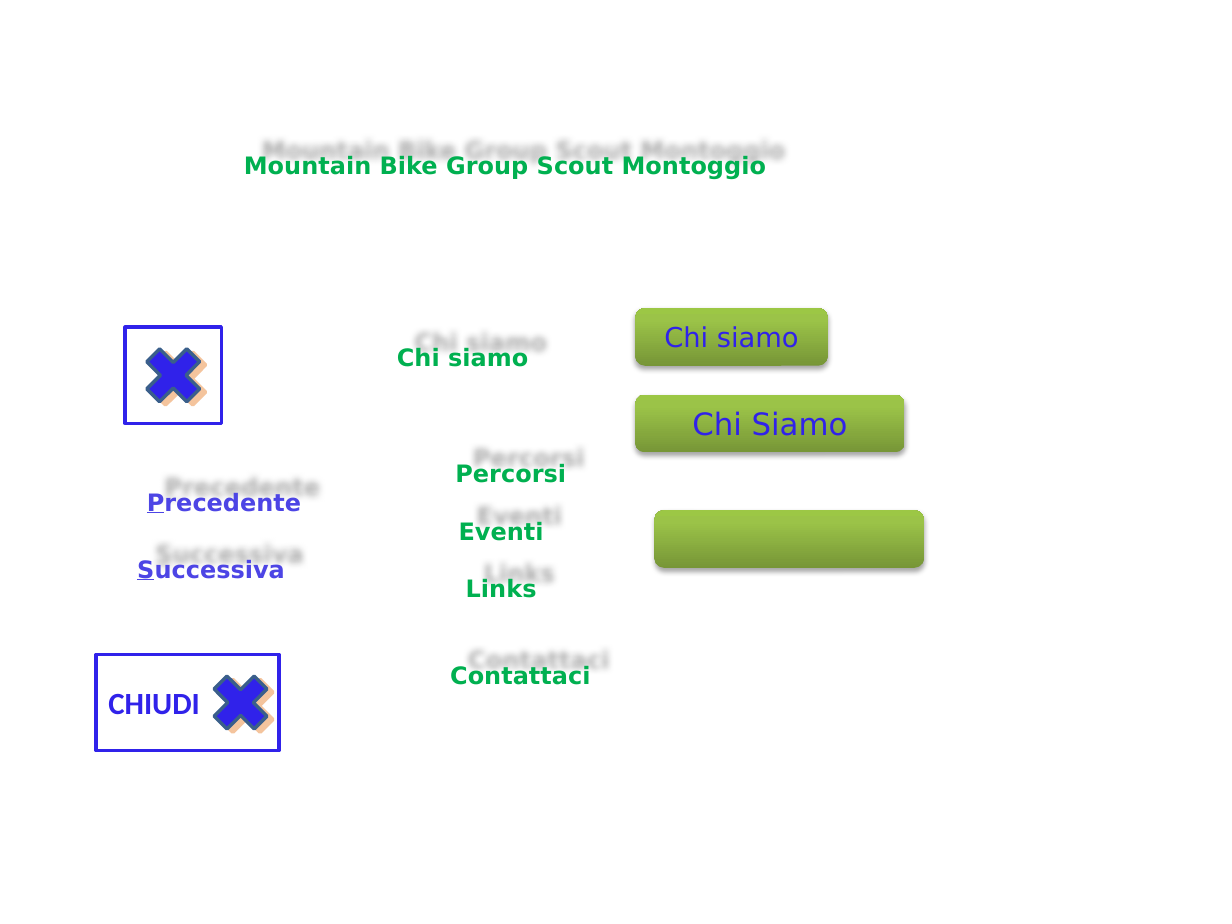
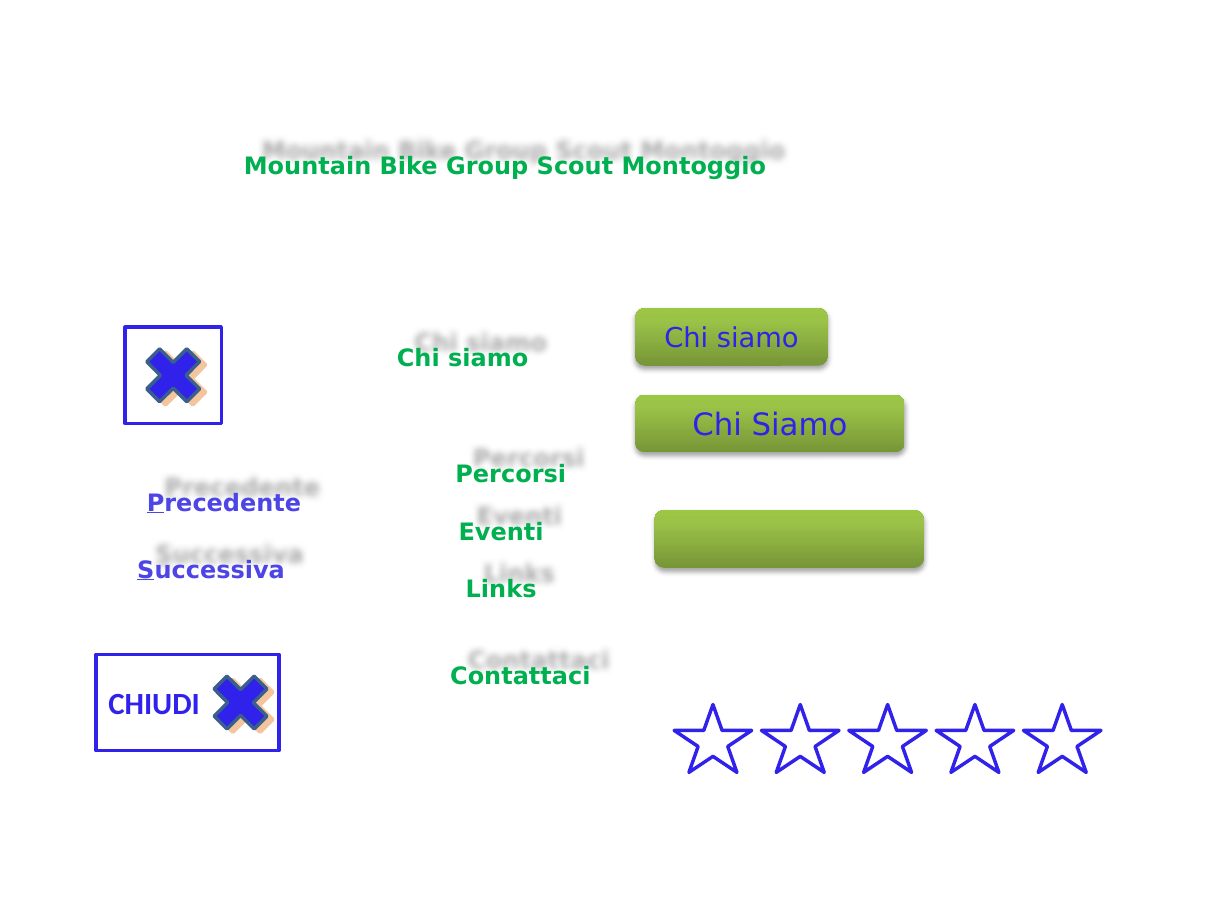
Before and after one commit to jbvios/mtbscout, a slide deck: slide 1 of Resources/Presentation.pptx. Drawn at 1232x924 pixels with LibreOffice and Linux fonts; fonts in the diff are those of the drawing. Boxes give left, top, right and bottom in pixels: in the first picture for what was removed or moved away, otherwise in the second. Text is boxed around its words. In the diff, an @@ line names an element or a change of style, - is before the commit and + after.

```diff
--- a/Resources/Presentation.pptx
+++ b/Resources/Presentation.pptx
@@ group added at [674,705,1101,772]: 5 stars @@
```
Also in this commit, not shown: 11 other files.
